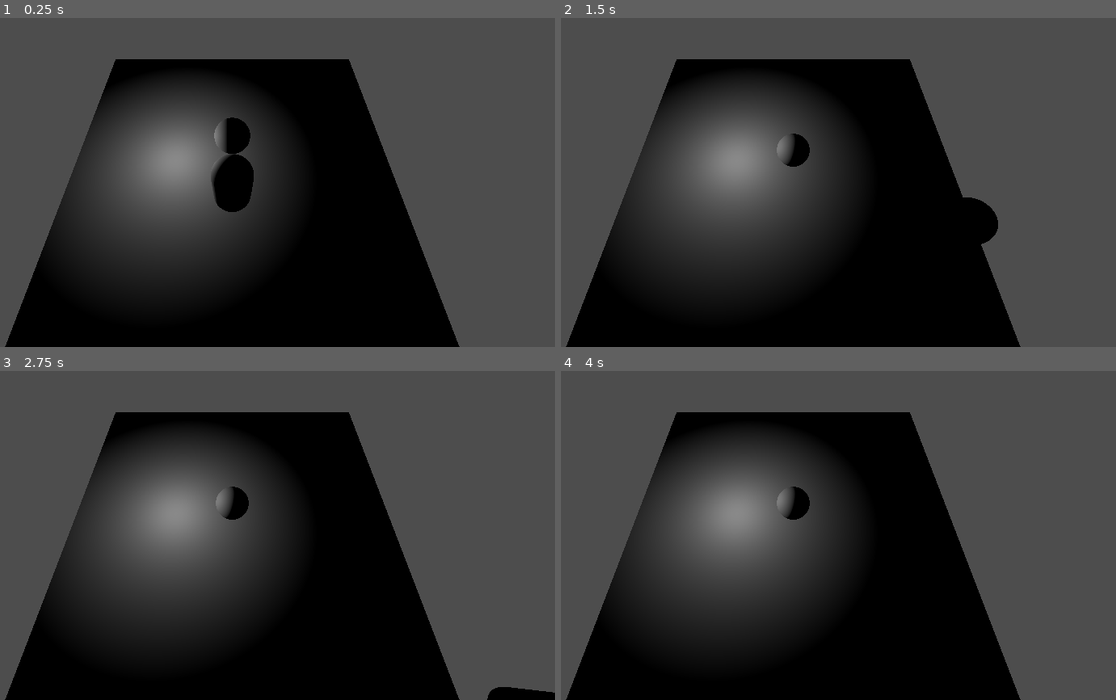
Above: before the commit, frames 1-4 (two rows, left to right).
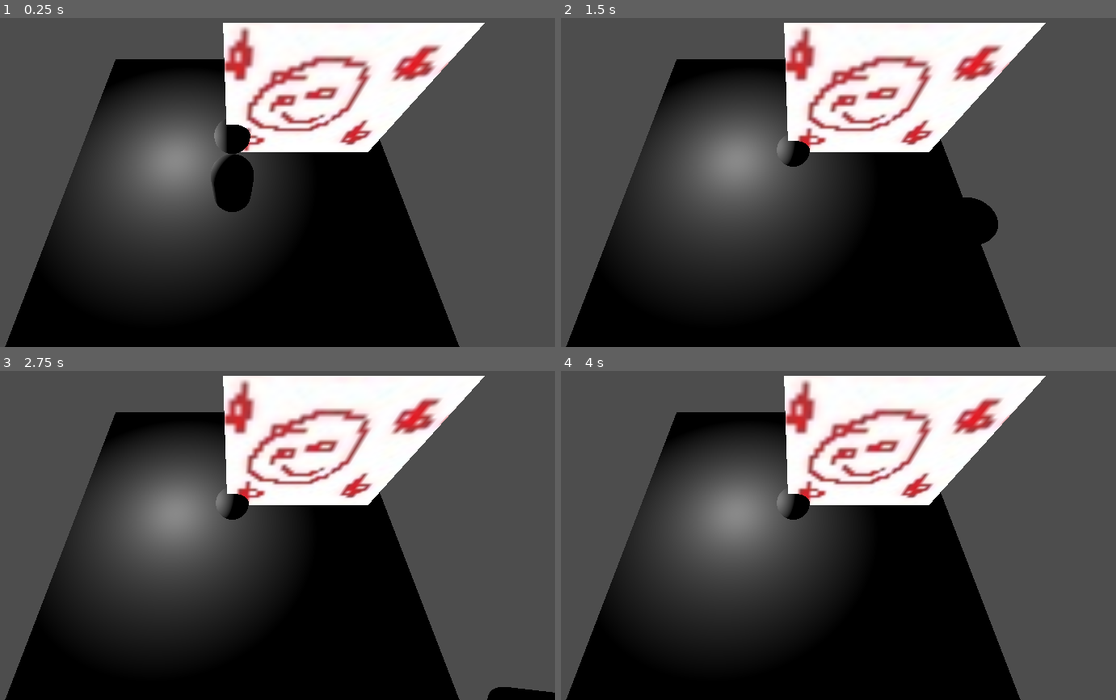
Above: after the commit, the same moments.

Repository: phil-shenk/clown-delivery-game
Game: Godot game, scene res://main.tscn
The game is run twice, just before and just after one commit, with the same random seed, the same clock (stepped at 60 frames per second) and the same inputs.
Inputs:
- Up to frame 1 (0.25 s): no input
- Up to frame 2 (1.5 s): tap Enter (ui_accept) at 0.5, 0.77 s; hold Right (ui_right) 0.53-1.28 s; hold Down (ui_down) from 1.28 s (still down)
- Up to frame 3 (2.75 s): tap Enter (ui_accept) at 1.52 s; release Down (ui_down) at 2.03 s; hold Right (ui_right) from 2.03 s (still down)
- Up to frame 4 (4 s): release Right (ui_right) at 2.78 s; hold Up (ui_up) 2.78-3.53 s; tap Enter (ui_accept) at 3.02, 3.5, 3.77 s; hold Left (ui_left) from 3.53 s (still down)

The runs differ from the first frame. In frame 1, 14% of the frame differs, in the area x 40-88%, y 1-41%; in frame 2, 14%; in frame 3, 14%; in frame 4, 14%.

Commit message:
a sprite3d, not billboarding

Diff:
--- a/main.tscn
+++ b/main.tscn
@@ -1,7 +1,8 @@
-[gd_scene load_steps=9 format=3 uid="uid://dbkmv7mjkj7tu"]
+[gd_scene load_steps=10 format=3 uid="uid://dbkmv7mjkj7tu"]
 
 [ext_resource type="Script" path="res://Ball.gd" id="1_sqgk5"]
 [ext_resource type="Script" path="res://Player.gd" id="2_7buf4"]
+[ext_resource type="Texture2D" uid="uid://boeealws6qgdm" path="res://resources/image.jpg" id="3_ew4sl"]
 
 [sub_resource type="BoxShape3D" id="BoxShape3D_b0pe1"]
 size = Vector3(10, 1, 10)
@@ -55,3 +56,7 @@
 
 [node name="MeshInstance3D" type="MeshInstance3D" parent="Player"]
 mesh = SubResource("CapsuleMesh_n1bws")
+
+[node name="Sprite3D" type="Sprite3D" parent="."]
+transform = Transform3D(10.575, 0, 0, 0, 10.575, 0, 0, 0, 10.575, 2.01513, 2.83659, 0)
+texture = ExtResource("3_ew4sl")
Binary file added: resources/clown.glb
Not shown, added: resources/clown.glb.import
Binary file added: resources/image.jpg
Not shown, added: resources/image.jpg.import
